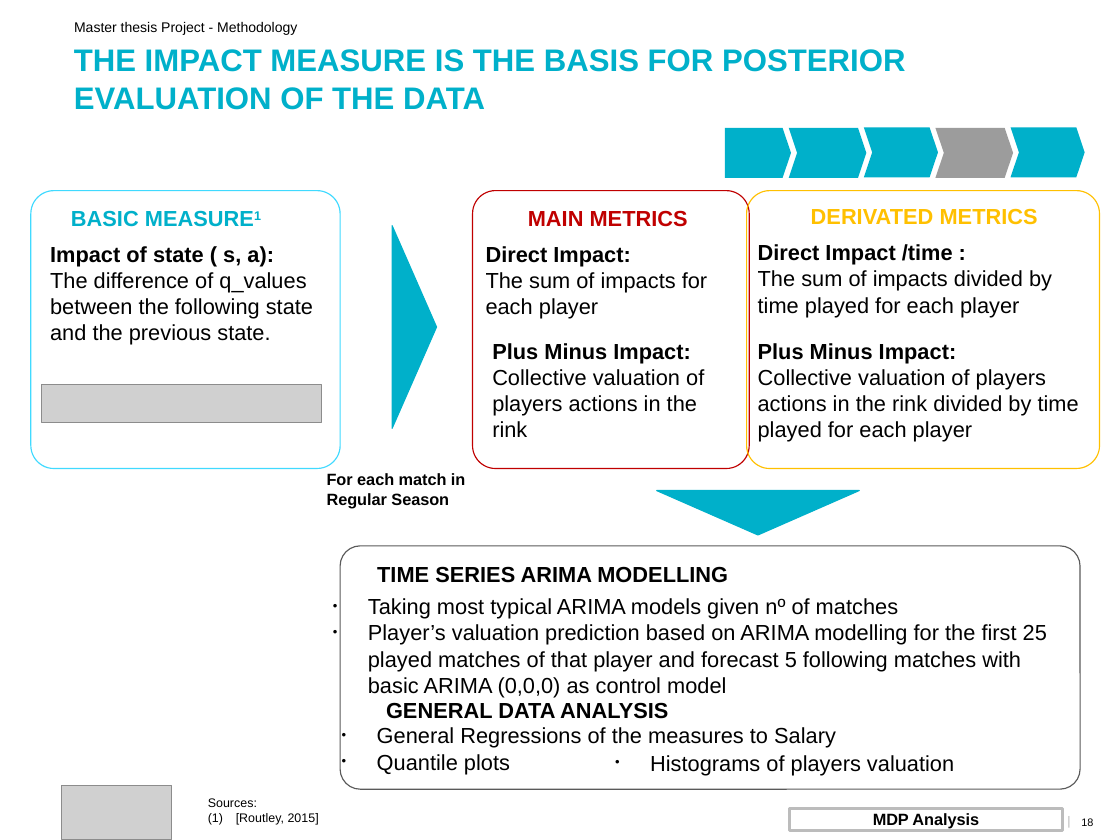
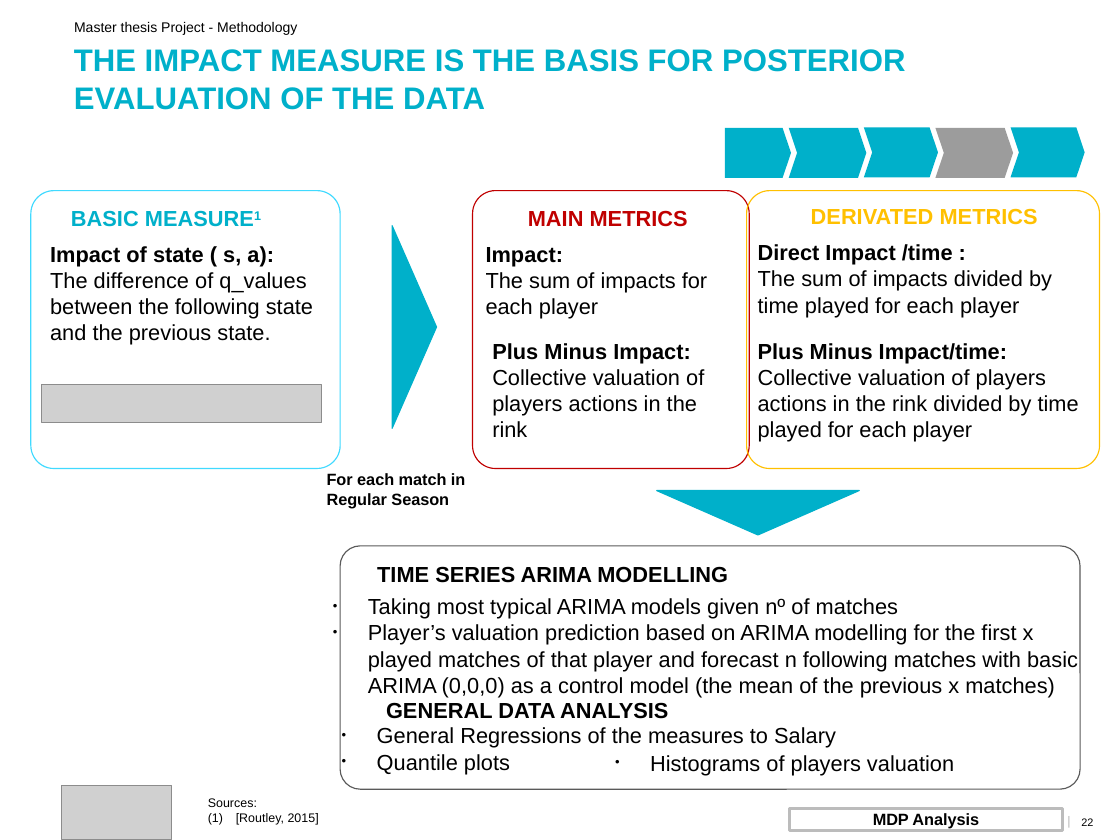
Before and after one commit to jackmat/HockeyThesis, a slide deck: slide 22 of MasterThesis/Presentations/HockeyMDP.pptx (slide 18 before the commit). Drawn at 1120x840 pixels with LibreOffice and Linux fonts; fonts in the diff are those of the drawing; grey boxes stand for pictures; background and template pictures are left out. Boxes give left, top, right and bottom in pixels: in the first picture for what was removed or moved away, otherwise in the second. Text is boxed around its words. In the diff, an @@ line names an element or a change of style, - is before the commit and + after.

```diff
--- a/MasterThesis/Presentations/HockeyMDP.pptx
+++ b/MasterThesis/Presentations/HockeyMDP.pptx
@@ text at <box>486,247,564,266</box>: text changed @@
-Direct Impact:
+Impact:
@@ text at <box>758,343,1007,363</box>: text changed @@
-Plus Minus Impact:
+Plus Minus Impact/time:
@@ text at <box>368,624,1078,698</box>: text changed @@
-• Player’s valuation prediction based on ARIMA modelling for the first 25 played matches of that player and forecast 5 following matches with basic ARIMA (0,0,0) as control model
+• Player’s valuation prediction based on ARIMA modelling for the first x played matches of that player and forecast n following matches with basic ARIMA (0,0,0) as a control model (the mean of the previous x matches)
@@ page number at <box>1081,818,1093,826</box>: text changed @@
-18
+22
```
Also in this commit, not shown: 6 other slides changed, 8 slides added, 53 other files.
